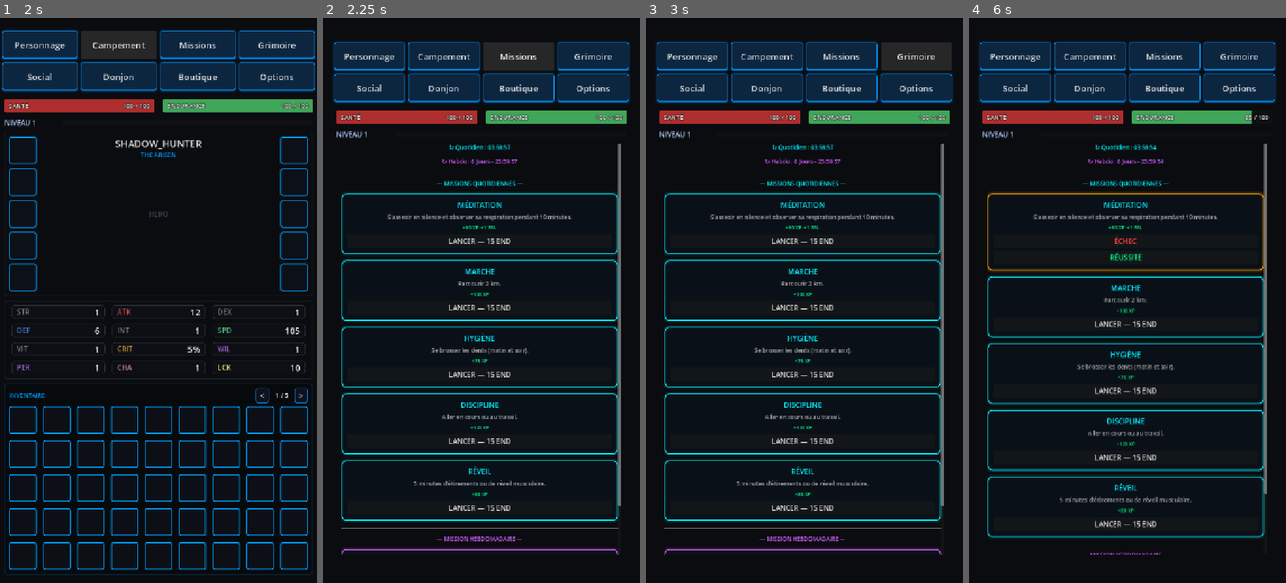
Above: before the commit, frames 1-4 (left to right).
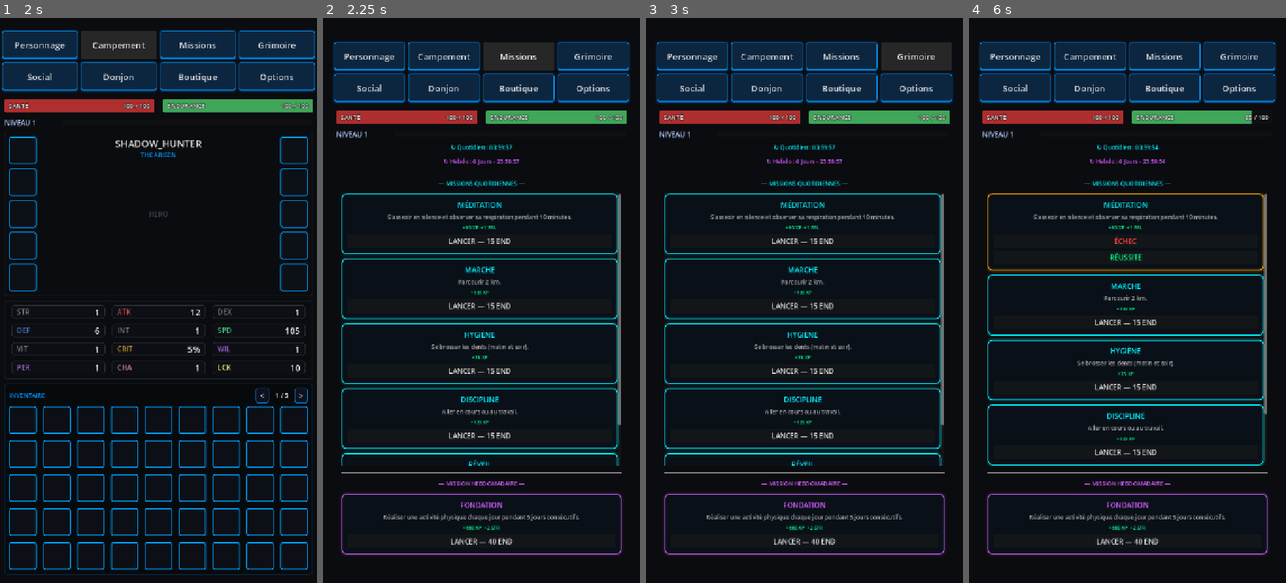
Above: after the commit, the same moments.

Repository: Argoht/Jeu
Game: Godot game, scene res://Scenes/main_scene.tscn
Two runs of this game, one before a commit and one after it. Both use one fixed random seed, a clock stepped at 60 frames per second and the inputs below. This scene is started directly instead of the project's main scene.
Inputs:
- Up to frame 1 (2 s): click "Personnage" at 0.5 s; click "Campement" at 1.25 s
- Up to frame 2 (2.25 s): click "Missions" at 2 s
- Up to frame 3 (3 s): click "Grimoire" at 2.75 s
- Up to frame 4 (6 s): click "Social" at 3.5 s; click "Donjon" at 4.25 s; click "Boutique" at 5 s; click "LANCER — 15 END" at 5.75 s

Frame 1 is identical in both runs. In frame 2, 8.3% of the frame differs, in the area x 5-95%, y 22-95%; in frame 3, 8.3%; in frame 4, 9.2%.

Commit message:
feat: scroll uniquement sur les missions quotidiennes
Supprime le scroll global de la page. Seule la zone des quêtes
quotidiennes défile verticalement. Les timers, en-têtes et la
mission hebdomadaire restent toujours visibles.

https://claude.ai/code/session_019T2txxZBcmxeHzpZfuDRYS

Diff:
--- a/jeu/Scripts/MissionsUI.gd
+++ b/jeu/Scripts/MissionsUI.gd
@@ -1,8 +1,8 @@
 extends MarginContainer
 
-var _vbox: VBoxContainer
+var _main_vbox: VBoxContainer
+var _daily_vbox: VBoxContainer
 var _timer_acc: float = 0.0
-
 
 func _ready():
 	size_flags_horizontal = Control.SIZE_EXPAND_FILL
@@ -11,29 +11,25 @@
 	add_theme_constant_override("margin_right", 12)
 	add_theme_constant_override("margin_bottom", 20)
 
-	var scroll = ScrollContainer.new()
-	scroll.size_flags_horizontal = Control.SIZE_EXPAND_FILL
-	scroll.size_flags_vertical = Control.SIZE_EXPAND_FILL
-	scroll.horizontal_scroll_mode = ScrollContainer.SCROLL_MODE_DISABLED
-	add_child(scroll)
-
-	_vbox = VBoxContainer.new()
-	_vbox.size_flags_horizontal = Control.SIZE_EXPAND_FILL
-	_vbox.add_theme_constant_override("separation", 14)
-	scroll.add_child(_vbox)
-
-	_display_missions_list()
-
-func _display_missions_list():
-	for child in _vbox.get_children(): child.queue_free()
-
+	_main_vbox = VBoxContainer.new()
+	_main_vbox.size_flags_horizontal = Control.SIZE_EXPAND_FILL
+	_main_vbox.size_flags_vertical = Control.SIZE_EXPAND_FILL
+	_main_vbox.add_theme_constant_override("separation", 14)
+	add_child(_main_vbox)
+
+	_build_static_ui()
+
+func _build_static_ui():
+	for child in _main_vbox.get_children(): child.queue_free()
+
+	# Timers
 	var t_daily = Label.new()
 	t_daily.name = "TimerDaily"
 	t_daily.text = "↻ Quotidien : " + GlobalEngine.get_time_string()
 	t_daily.horizontal_alignment = HORIZONTAL_ALIGNMENT_CENTER
 	t_daily.add_theme_color_override("font_color", Color("#00f2ff"))
 	t_daily.add_theme_font_size_override("font_size", 13)
-	_vbox.add_child(t_daily)
+	_main_vbox.add_child(t_daily)
 
 	var t_weekly = Label.new()
 	t_weekly.name = "TimerWeekly"
@@ -41,47 +37,63 @@
 	t_weekly.horizontal_alignment = HORIZONTAL_ALIGNMENT_CENTER
 	t_weekly.add_theme_color_override("font_color", Color("#d15cff"))
 	t_weekly.add_theme_font_size_override("font_size", 13)
-	_vbox.add_child(t_weekly)
-
+	_main_vbox.add_child(t_weekly)
+
+	# Section quotidienne avec son propre scroll
 	_add_section_header("MISSIONS QUOTIDIENNES", Color("#00f2ff"))
+
+	var daily_scroll = ScrollContainer.new()
+	daily_scroll.size_flags_horizontal = Control.SIZE_EXPAND_FILL
+	daily_scroll.size_flags_vertical = Control.SIZE_EXPAND_FILL
+	daily_scroll.horizontal_scroll_mode = ScrollContainer.SCROLL_MODE_DISABLED
+	_main_vbox.add_child(daily_scroll)
+
+	_daily_vbox = VBoxContainer.new()
+	_daily_vbox.size_flags_horizontal = Control.SIZE_EXPAND_FILL
+	_daily_vbox.add_theme_constant_override("separation", 10)
+	daily_scroll.add_child(_daily_vbox)
+
+	_refresh_daily_cards()
+
+	# Section hebdomadaire fixe en bas
+	_add_section_header("MISSION HEBDOMADAIRE", Color("#d15cff"))
+
+	if GlobalEngine.available_weekly_missions.is_empty():
+		var empty = Label.new()
+		empty.text = "Aucun défi cette semaine."
+		empty.horizontal_alignment = HORIZONTAL_ALIGNMENT_CENTER
+		empty.add_theme_color_override("font_color", Color("#555555"))
+		_main_vbox.add_child(empty)
+	else:
+		for m in GlobalEngine.available_weekly_missions:
+			_main_vbox.add_child(_create_card(m, true))
+
+func _refresh_daily_cards():
+	for child in _daily_vbox.get_children(): child.queue_free()
+
 	if GlobalEngine.available_missions.is_empty():
 		var empty = Label.new()
 		empty.text = "Missions épuisées."
 		empty.horizontal_alignment = HORIZONTAL_ALIGNMENT_CENTER
 		empty.add_theme_color_override("font_color", Color("#555555"))
-		_vbox.add_child(empty)
+		_daily_vbox.add_child(empty)
 	else:
 		for m in GlobalEngine.available_missions:
-			_vbox.add_child(_create_card(m, false, 0))
-
-	_add_section_header("MISSION HEBDOMADAIRE", Color("#d15cff"))
-	if GlobalEngine.available_weekly_missions.is_empty():
-		var empty = Label.new()
-		empty.text = "Aucun défi cette semaine."
-		empty.horizontal_alignment = HORIZONTAL_ALIGNMENT_CENTER
-		empty.add_theme_color_override("font_color", Color("#555555"))
-		_vbox.add_child(empty)
-	else:
-		for m in GlobalEngine.available_weekly_missions:
-			_vbox.add_child(_create_card(m, true, 0))
-
+			_daily_vbox.add_child(_create_card(m, false))
 
 func _add_section_header(text: String, color: Color):
-	_vbox.add_child(HSeparator.new())
+	_main_vbox.add_child(HSeparator.new())
 	var l = Label.new()
 	l.text = "— " + text + " —"
 	l.horizontal_alignment = HORIZONTAL_ALIGNMENT_CENTER
 	l.add_theme_color_override("font_color", color)
 	l.add_theme_font_size_override("font_size", 13)
-	_vbox.add_child(l)
-
-func _create_card(m_dict: Dictionary, is_weekly: bool, card_width: int) -> PanelContainer:
+	_main_vbox.add_child(l)
+
+func _create_card(m_dict: Dictionary, is_weekly: bool) -> PanelContainer:
 	var m_data = GlobalEngine.all_missions.get(m_dict.id)
 	var card = PanelContainer.new()
-	if card_width > 0:
-		card.custom_minimum_size = Vector2(card_width, 0)
-	else:
-		card.size_flags_horizontal = Control.SIZE_EXPAND_FILL
+	card.size_flags_horizontal = Control.SIZE_EXPAND_FILL
 
 	if not m_data:
 		return card
@@ -158,19 +170,19 @@
 				var b = Button.new()
 				b.text = "LANCER — %d END" % m_dict.end_cost
 				b.size_flags_horizontal = Control.SIZE_EXPAND_FILL
-				b.pressed.connect(func(): if GlobalEngine.accept_mission(m_dict): _display_missions_list())
+				b.pressed.connect(func(): if GlobalEngine.accept_mission(m_dict): _refresh_daily_cards())
 				btns.add_child(b)
 		"in_progress":
 			var f = Button.new()
 			f.text = "ÉCHEC"
 			f.size_flags_horizontal = Control.SIZE_EXPAND_FILL
 			f.add_theme_color_override("font_color", Color("#ff4444"))
-			f.pressed.connect(func(): GlobalEngine.process_mission_result(m_dict, false); _display_missions_list())
+			f.pressed.connect(func(): GlobalEngine.process_mission_result(m_dict, false); _refresh_daily_cards())
 			var r = Button.new()
 			r.text = "RÉUSSITE"
 			r.size_flags_horizontal = Control.SIZE_EXPAND_FILL
 			r.add_theme_color_override("font_color", Color("#00ff88"))
-			r.pressed.connect(func(): GlobalEngine.process_mission_result(m_dict, true); _display_missions_list())
+			r.pressed.connect(func(): GlobalEngine.process_mission_result(m_dict, true); _refresh_daily_cards())
 			btns.add_child(f)
 			btns.add_child(r)
 		_:
@@ -190,7 +202,7 @@
 	_timer_acc += delta
 	if _timer_acc < 1.0: return
 	_timer_acc = 0.0
-	var d = _vbox.get_node_or_null("TimerDaily")
+	var d = _main_vbox.get_node_or_null("TimerDaily")
 	if d: d.text = "↻ Quotidien : " + GlobalEngine.get_time_string()
-	var w = _vbox.get_node_or_null("TimerWeekly")
+	var w = _main_vbox.get_node_or_null("TimerWeekly")
 	if w: w.text = "↻ Hebdo : " + GlobalEngine.get_weekly_time_string()
